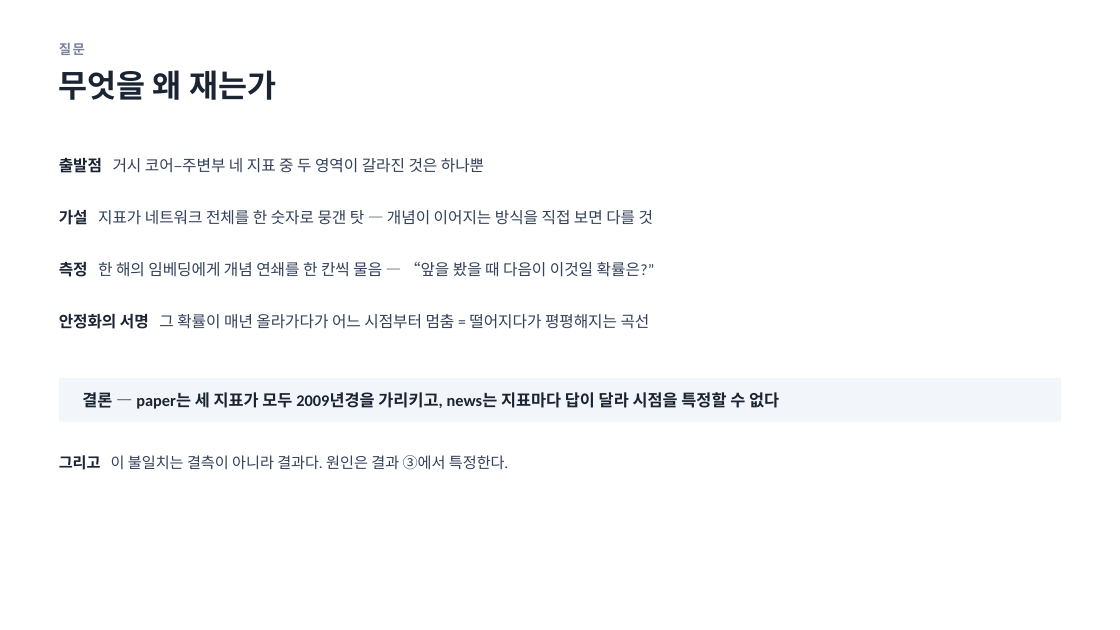
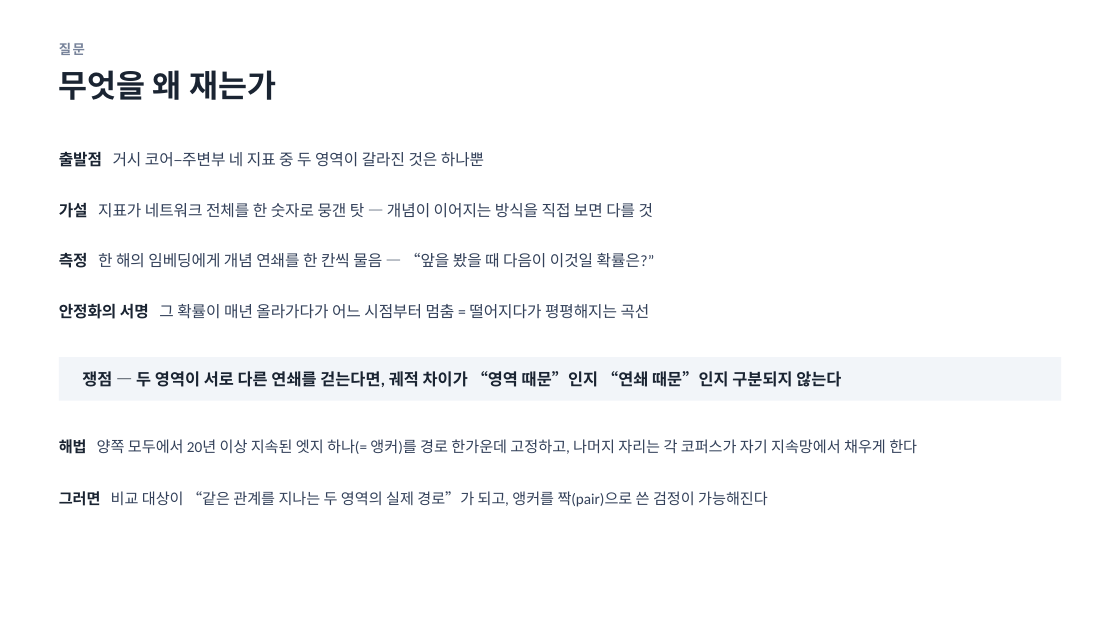
Before and after one commit to yeokyunghwang/science-society, a slide deck: slide 2 of sequence_perplexity.pptx. Drawn at 1120x630 pixels with LibreOffice and Linux fonts; fonts in the diff are those of the drawing. Boxes give left, top, right and bottom in pixels: in the first picture for what was removed or moved away, otherwise in the second. Text is boxed around its words. In the diff, an @@ line names an element or a change of style, - is before the commit and + after.

```diff
--- a/sequence_perplexity.pptx
+++ b/sequence_perplexity.pptx
@@ text "출발점 거시 코어–주변부 네 지표 ...": place and size @@
-text "출발점 거시 코어–주변부 네 지표 ..." at [59, 158, 484, 173]
+text "출발점 거시 코어–주변부 네 지표 ..." at [59, 152, 484, 167]
@@ text "가설 지표가 네트워크 전체를 한 ...": place and size @@
-text "가설 지표가 네트워크 전체를 한 ..." at [59, 209, 653, 225]
+text "가설 지표가 네트워크 전체를 한 ..." at [59, 202, 653, 218]
@@ text "측정 한 해의 임베딩에게 개념 ...": place and size @@
-text "측정 한 해의 임베딩에게 개념 ..." at [59, 262, 655, 277]
+text "측정 한 해의 임베딩에게 개념 ..." at [59, 253, 655, 268]
@@ text "안정화의 서명 그 확률이 매년 ...": place and size @@
-text "안정화의 서명 그 확률이 매년 ..." at [59, 313, 650, 329]
+text "안정화의 서명 그 확률이 매년 ..." at [59, 303, 650, 319]
@@ rectangle: place and size @@
-rectangle at [59, 378, 1061, 422]
+rectangle at [59, 357, 1061, 401]
@@ text at [82, 371, 841, 387]: text changed @@
-결론 — paper는 세 지표가 모두 2009년경을 가리키고, news는 지표마다 답이 달라 시점을 특정할 수 없다
+쟁점 — 두 영역이 서로 다른 연쇄를 걷는다면, 궤적 차이가 “영역 때문”인지 “연쇄 때문”인지 구분되지 않는다
@@ text at [59, 439, 917, 454]: text changed @@
-그리고 이 불일치는 결측이 아니라 결과다. 원인은 결과 ③에서 특정한다.
+해법 양쪽 모두에서 20년 이상 지속된 엣지 하나(= 앵커)를 경로 한가운데 고정하고, 나머지 자리는 각 코퍼스가 자기 지속망에서 채우게 한다
@@ text added at [59, 491, 768, 507], 13 pt, text #33415A @@
+그러면 비교 대상이 “같은 관계를 지나는 두 영역의 실제 경로”가 되고, 앵커를 짝(pair)으로 쓴 검정이 가능해진다
```
Also in this commit, not shown: 11 other slides changed, 5 slides added, 5 slides removed, 26 other files.
